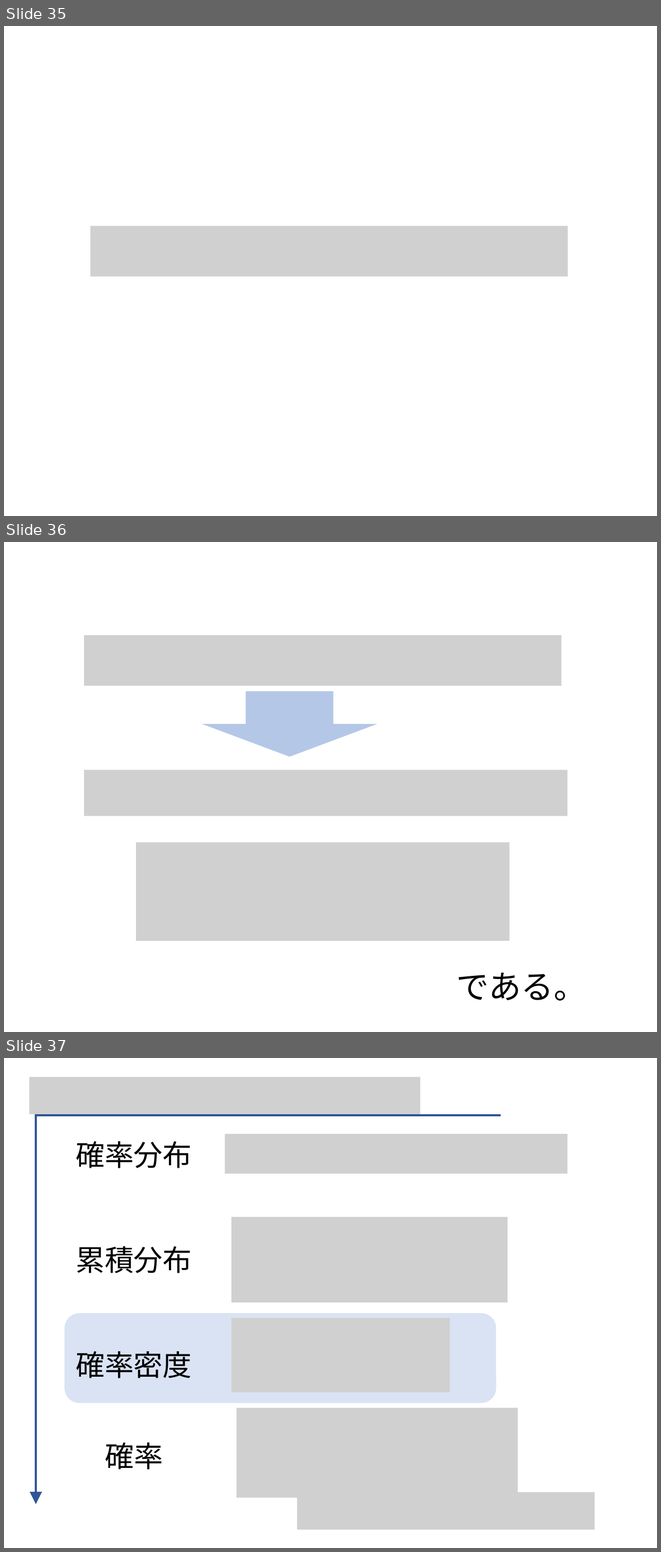
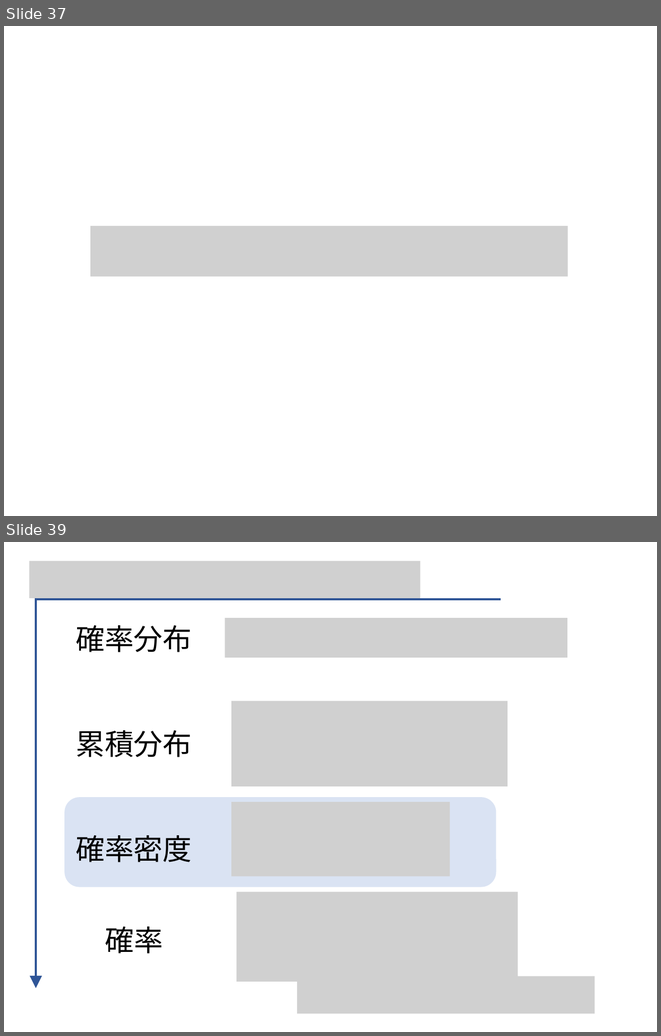
Before and after one commit to kilometer0101/TokyoR79, a slide deck: TokyoR79.pptx. Shown one above the other, each under a label of ours: slides 35, 36 and 37 before the commit, slides 37 and 39 after it; the slides between them are not shown. The pictures are 661x1552 and 661x1036 pixels, drawn with LibreOffice and Linux fonts; fonts in the diff are those of the drawing; grey boxes stand for pictures. Boxes give left, top, right and bottom in pixels: in the first picture for what was removed or moved away, otherwise in the second. Text is boxed around its words. In the diff, an @@ line names an element or a change of style, - is before the commit and + after.

```diff
--- a/TokyoR79.pptx
+++ b/TokyoR79.pptx
@@ slide 36 removed at bbox=[4, 542, 657, 1032], background #FFFFFF @@
@@ picture removed at bbox=[85, 635, 562, 686] @@
@@ right arrow removed at bbox=[202, 691, 377, 756] @@
@@ picture removed at bbox=[85, 770, 567, 816] @@
@@ picture removed at bbox=[136, 843, 510, 941] @@
@@ text removed at bbox=[456, 972, 586, 1000] @@
-である。
@@ what was slide 35 is now slide 37 @@
@@ what was slide 37 is now slide 39 @@
```
Also in this commit, not shown: 4 slides added, 1 other slide removed, 2 other files.
